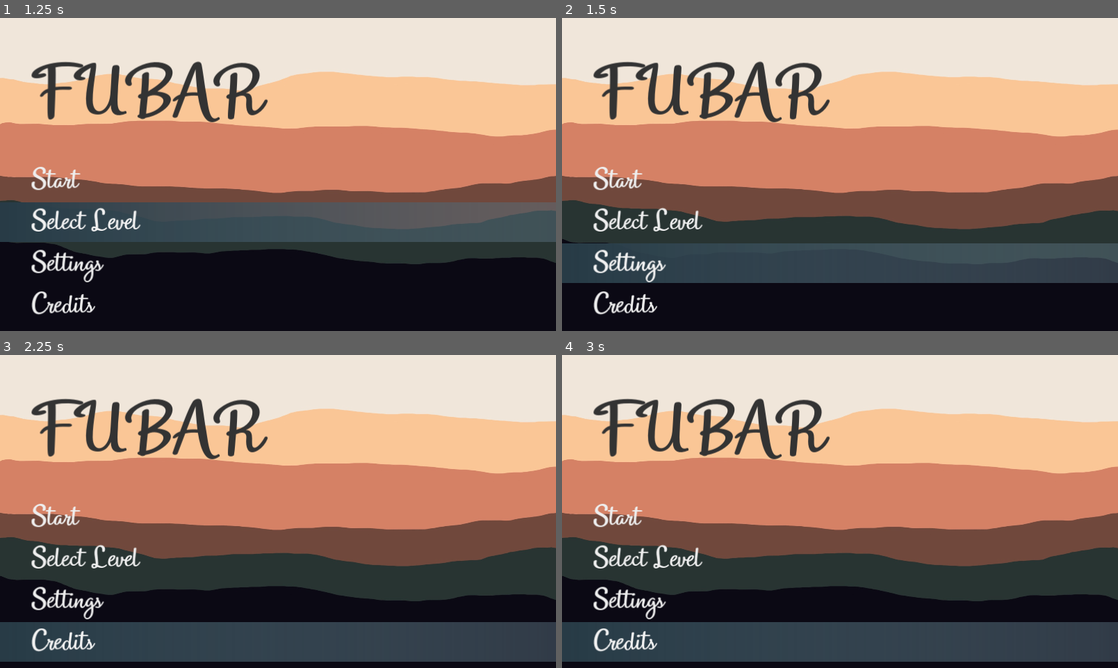
Above: before the commit, frames 1-4 (two rows, left to right).
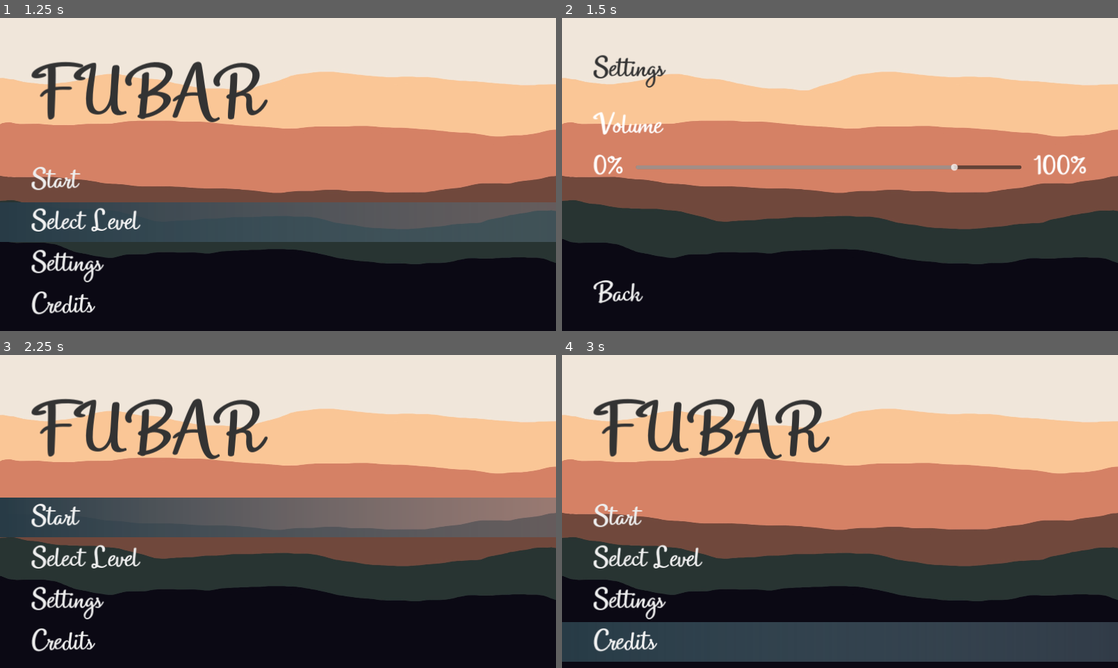
Above: after the commit, the same moments.

Repository: benitsch/Ludum-Dare-56
Game: Godot game, scene res://scenes/ui/main_menu.tscn
Same seed, same stepped clock (60 frames per second), same inputs: the game is played once before the commit and once after it. The project has no main scene, so this scene is started directly.
Inputs (mouse positions are in pixels of both pictures, inside the frame that each line leads up to):
- Up to frame 1 (1.25 s): click "Select Level" at 0.5 s
- Up to frame 2 (1.5 s): click "Settings" at 1.25 s
- Up to frame 3 (2.25 s): click (278, 630) at 2 s, where only the run after the commit has a clickable "Back"
- Up to frame 4 (3 s): click "Credits" at 2.75 s

Frame 1 is identical in both runs. In frame 2, 19% of the frame differs, in the area x 0-100%, y 11-95%; in frame 3, 25%, in the area x 0-100%, y 45-98%; in frame 4, nothing differs.

Commit message:
extracted back button, enhanced simple button script to be able to change scenes by itself

Diff:
--- /dev/null
+++ b/scenes/ui/back_button.tscn
@@ -0,0 +1,34 @@
+[gd_scene load_steps=3 format=3 uid="uid://bhy6v7h1w250f"]
+
+[ext_resource type="Script" path="res://scripts/ui/simple_button.gd" id="1_4c7ye"]
+[ext_resource type="Theme" uid="uid://sskftnklcksg" path="res://assets/themes/default_theme.tres" id="1_n47cp"]
+
+[node name="BackButton" type="Control"]
+layout_mode = 3
+anchors_preset = 15
+anchor_right = 1.0
+anchor_bottom = 1.0
+grow_horizontal = 2
+grow_vertical = 2
+theme = ExtResource("1_n47cp")
+
+[node name="VBoxContainer" type="VBoxContainer" parent="."]
+layout_mode = 1
+anchors_preset = 12
+anchor_top = 1.0
+anchor_right = 1.0
+anchor_bottom = 1.0
+offset_top = -67.0
+grow_horizontal = 2
+grow_vertical = 0
+size_flags_vertical = 10
+
+[node name="BackButton" type="Button" parent="VBoxContainer"]
+layout_mode = 2
+text = "Back"
+script = ExtResource("1_4c7ye")
+targetScenePath = "res://scenes/ui/main_menu.tscn"
+
+[node name="MarginContainer" type="MarginContainer" parent="VBoxContainer"]
+layout_mode = 2
+theme_override_constants/margin_top = 32
--- a/scenes/ui/main_menu.tscn
+++ b/scenes/ui/main_menu.tscn
@@ -2,7 +2,7 @@
 
 [ext_resource type="Theme" uid="uid://sskftnklcksg" path="res://assets/themes/default_theme.tres" id="1_ud3nx"]
 [ext_resource type="Script" path="res://scripts/ui/main_menu.gd" id="2_jjftk"]
-[ext_resource type="PackedScene" uid="uid://bp0kh61x22hov" path="res://scenes/background.tscn" id="3_wqsap"]
+[ext_resource type="PackedScene" uid="uid://bp0kh61x22hov" path="res://scenes/ui/background.tscn" id="3_wqsap"]
 [ext_resource type="Script" path="res://scripts/ui/simple_button.gd" id="4_elir1"]
 
 [node name="MainMenu" type="Control"]
@@ -59,6 +59,7 @@
 layout_mode = 2
 text = "Settings"
 script = ExtResource("4_elir1")
+targetScenePath = "res://scenes/ui/settings_menu.tscn"
 
 [node name="CreditsButton" type="Button" parent="VBoxContainer/VBoxContainer"]
 layout_mode = 2
@@ -67,5 +68,4 @@
 
 [connection signal="pressed" from="VBoxContainer/VBoxContainer/StartButton" to="." method="_on_start_button_pressed"]
 [connection signal="pressed" from="VBoxContainer/VBoxContainer/LevelSelectButton" to="." method="_on_level_select_button_pressed"]
-[connection signal="pressed" from="VBoxContainer/VBoxContainer/SettingsButton" to="." method="_on_settings_button_pressed"]
 [connection signal="pressed" from="VBoxContainer/VBoxContainer/CreditsButton" to="." method="_on_credits_button_pressed"]
--- a/scenes/ui/settings_menu.tscn
+++ b/scenes/ui/settings_menu.tscn
@@ -1,9 +1,9 @@
 [gd_scene load_steps=5 format=3 uid="uid://ciq4m7ci7otje"]
 
 [ext_resource type="Theme" uid="uid://sskftnklcksg" path="res://assets/themes/default_theme.tres" id="1_fxoss"]
-[ext_resource type="PackedScene" uid="uid://bp0kh61x22hov" path="res://scenes/background.tscn" id="2_btxxp"]
-[ext_resource type="Script" path="res://scripts/ui/simple_button.gd" id="3_6gr11"]
+[ext_resource type="PackedScene" uid="uid://bp0kh61x22hov" path="res://scenes/ui/background.tscn" id="2_btxxp"]
 [ext_resource type="Script" path="res://scripts/ui/volume_slider.gd" id="3_wf1lt"]
+[ext_resource type="PackedScene" uid="uid://bhy6v7h1w250f" path="res://scenes/ui/back_button.tscn" id="4_ev2s6"]
 
 [node name="SettingsMenu" type="Control"]
 layout_mode = 3
@@ -75,15 +75,5 @@
 layout_mode = 2
 text = "100%"
 
-[node name="VBoxContainer" type="VBoxContainer" parent="VBoxContainer"]
-layout_mode = 2
-size_flags_vertical = 10
-
-[node name="BackButton" type="Button" parent="VBoxContainer/VBoxContainer"]
-layout_mode = 2
-text = "Back"
-script = ExtResource("3_6gr11")
-
-[node name="MarginContainer" type="MarginContainer" parent="VBoxContainer/VBoxContainer"]
-layout_mode = 2
-theme_override_constants/margin_top = 64
+[node name="BackButton" parent="." instance=ExtResource("4_ev2s6")]
+layout_mode = 1
--- a/scripts/ui/main_menu.gd
+++ b/scripts/ui/main_menu.gd
@@ -12,13 +12,3 @@
 func _on_start_button_pressed() -> void:
     start_game.emit()
     hide()
-
-func _on_settings_button_pressed() -> void:
-    pass # Replace with function body.
-
-func _on_level_select_button_pressed() -> void:
-    pass # Replace with function body.
-
-
-func _on_credits_button_pressed() -> void:
-    pass # Replace with function body.
--- a/scripts/ui/simple_button.gd
+++ b/scripts/ui/simple_button.gd
@@ -1,10 +1,21 @@
+class_name SimpleButton
+
 extends Button
+
+@export_file('*.tscn') var targetScenePath: String = ''
 
 func _init() -> void:
     self.alignment = HORIZONTAL_ALIGNMENT_LEFT
 
 func _ready() -> void:
     self.mouse_entered.connect(_on_button_mouse_entered)
+    self.pressed.connect(_on_button_pressed)
 
 func _on_button_mouse_entered() -> void:
     grab_focus()
+
+func _on_button_pressed() -> void:
+    if targetScenePath == '':
+        return
+
+    get_tree().change_scene_to_file(targetScenePath)
Renamed: scenes/background.tscn -> scenes/ui/background.tscn
